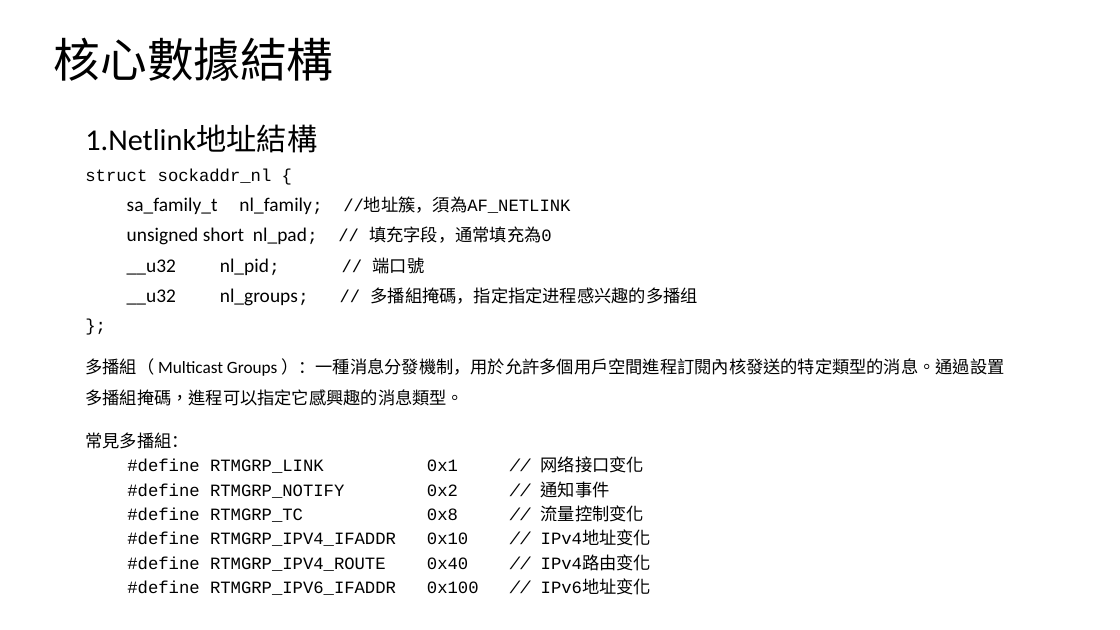
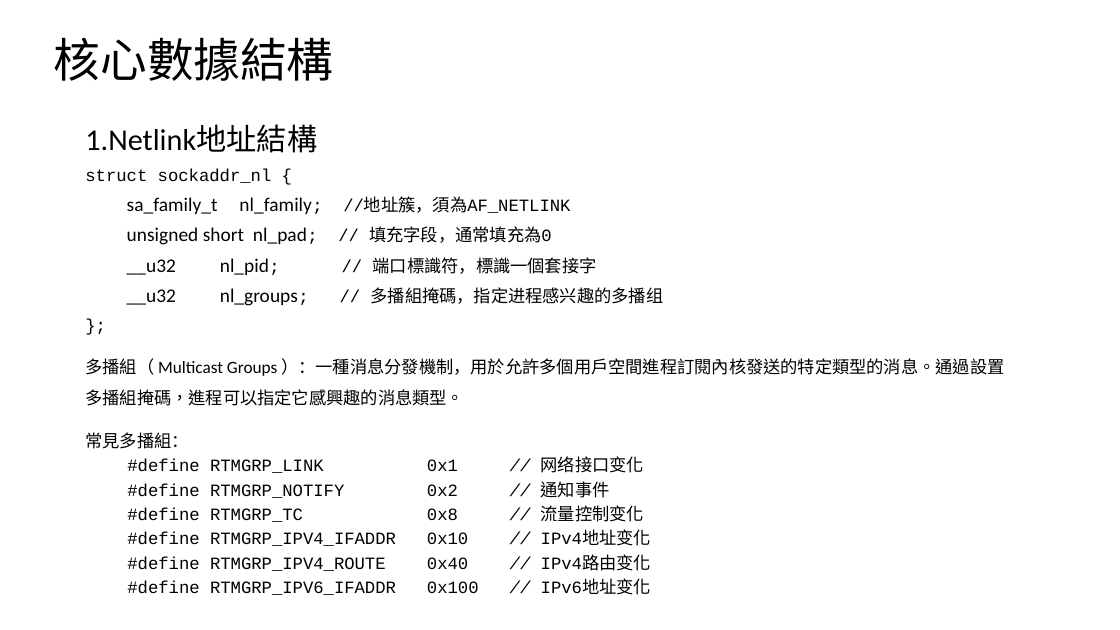
Before and after one commit to LewTIS/study, a slide deck: slide 5 of network_monitor/netlink.pptx. Drawn at 1120x630 pixels with LibreOffice and Linux fonts; fonts in the diff are those of the drawing. Boxes give left, top, right and bottom in pixels: in the first picture for what was removed or moved away, otherwise in the second. Text is boxed around its words. In the diff, an @@ line names an element or a change of style, - is before the commit and + after.

```diff
--- a/network_monitor/netlink.pptx
+++ b/network_monitor/netlink.pptx
@@ text at (x1=127, y1=257, x2=664, y2=306): text changed @@
-__u32 nl_pid; // 端口號
-__u32 nl_groups; // 多播組掩碼，指定指定进程感兴趣的多播组
+__u32 nl_pid; // 端口標識符，標識一個套接字
+__u32 nl_groups; // 多播組掩碼，指定进程感兴趣的多播组
```
Also in this commit, not shown: 1 other slide changed, 3 slides added, 1 other file.
